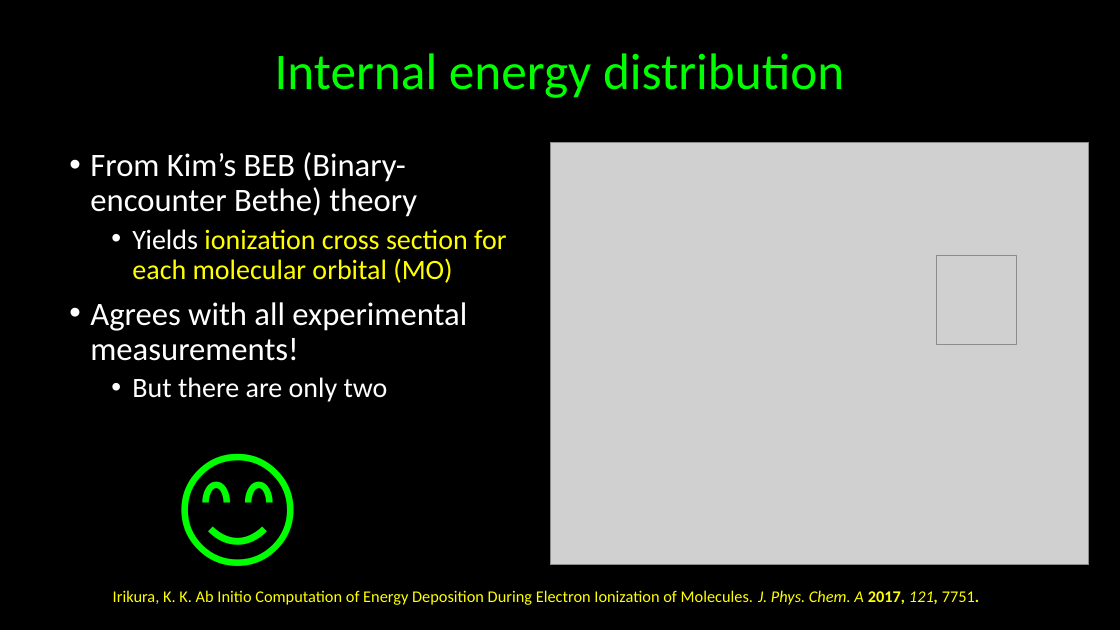
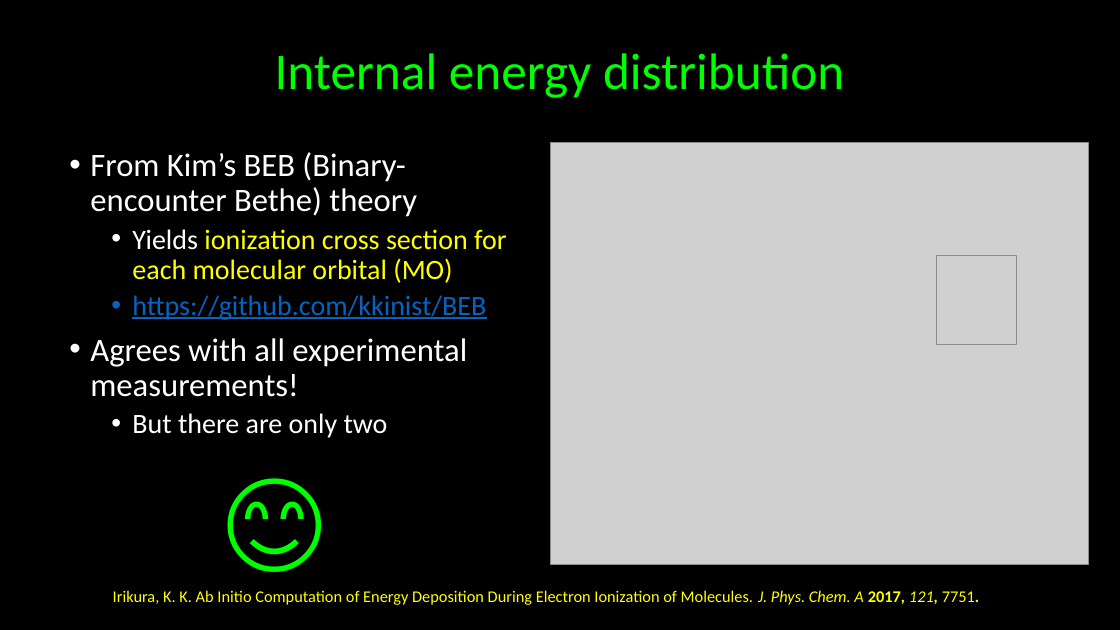
Before and after one commit to kkinist/ACS_Boston_2018, a slide deck: slide 13 of ACS_Boston_2018_Irikura.pptx (slide 14 before the commit). Drawn at 1120x630 pixels with LibreOffice and Linux fonts; fonts in the diff are those of the drawing; grey boxes stand for pictures. Boxes give left, top, right and bottom in pixels: in the first picture for what was removed or moved away, otherwise in the second. Text is boxed around its words. In the diff, an @@ line names an element or a change of style, - is before the commit and + after.

```diff
--- a/ACS_Boston_2018_Irikura.pptx
+++ b/ACS_Boston_2018_Irikura.pptx
@@ text at <box>132,295,486,320</box>: paragraph added @@
+  • https://github.com/kkinist/BEB
@@ text "😊": place and size @@
-text "😊" at <box>168,411,332,582</box>
+text "😊" at <box>215,442,355,586</box>
@@ text "😊" at <box>215,442,355,586</box>: size 115 to 96 pt @@
```
Also in this commit, not shown: 3 other slides changed.
